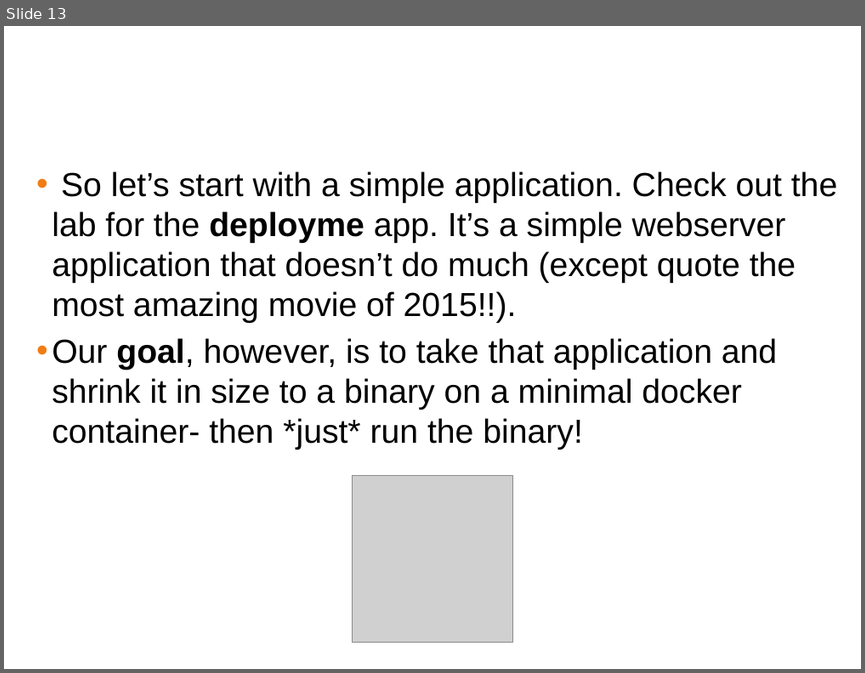
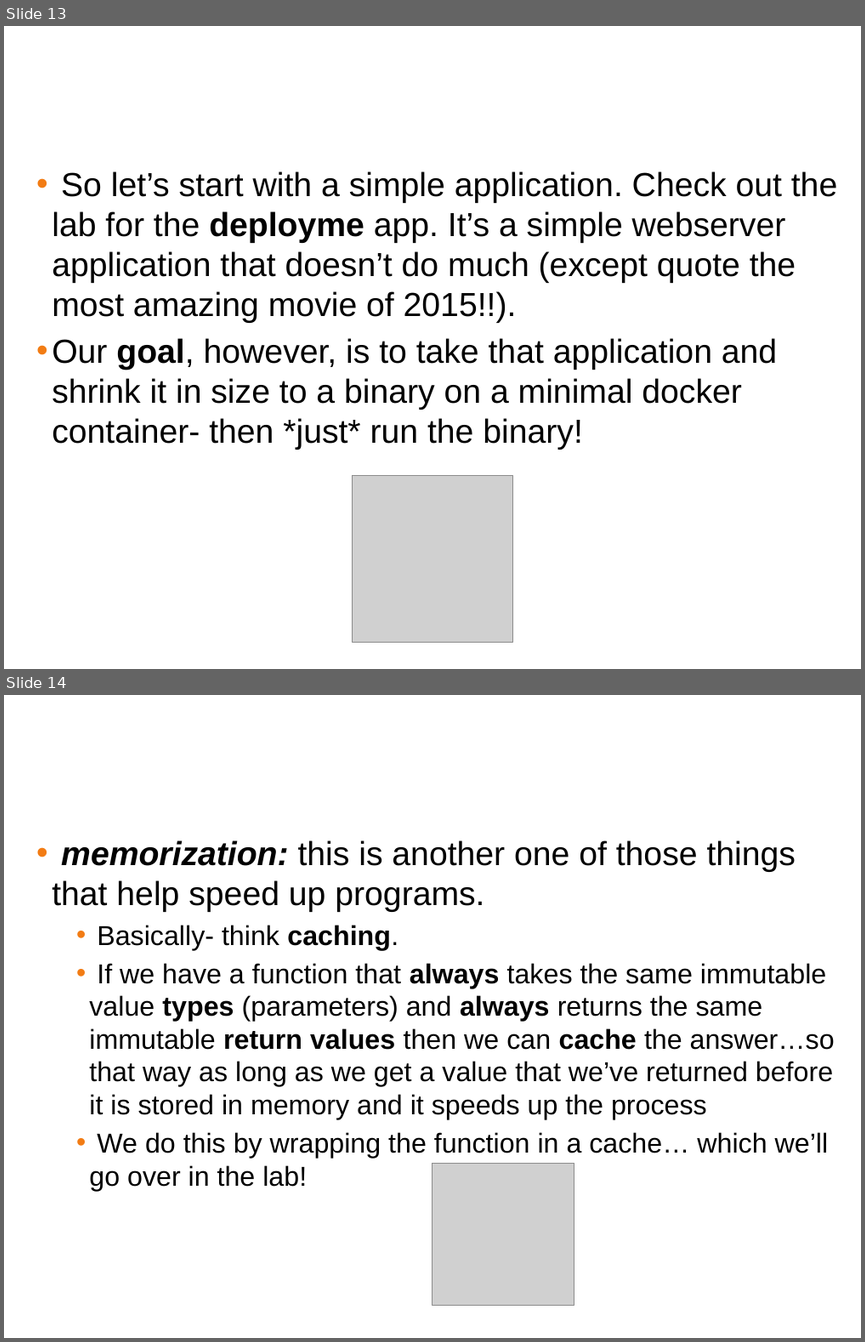
Before and after one commit to ferninphilly/golang_vmware, a slide deck: Module_5/presentations/module_5_presentation.pptx. Shown one above the other, each under a label of ours: slide 13 before the commit, slides 13 and 14 after it. The pictures are 865x673 and 865x1342 pixels, drawn with LibreOffice and Linux fonts; fonts in the diff are those of the drawing; grey boxes stand for pictures; background and template pictures are left out. Boxes give left, top, right and bottom in pixels: in the first picture for what was removed or moved away, otherwise in the second. Text is boxed around its words. In the diff, an @@ line names an element or a change of style, - is before the commit and + after.

```diff
--- a/Module_5/presentations/module_5_presentation.pptx
+++ b/Module_5/presentations/module_5_presentation.pptx
@@ slide 14 added at (x1=4, y1=695, x2=861, y2=1338), background #FFFFFF @@
@@ title added at (x1=11, y1=709, x2=853, y2=772), 38 pt, text #FFFFFF @@
+One last thing to speed us up even more
@@ text added at (x1=52, y1=840, x2=834, y2=1191), 23 pt, text #000000 @@
+• memorization: this is another one of those things that help speed up programs.
+  • Basically- think caching.
+  • If we have a function that always takes the same immutable value types (parameters) and always returns the same immutable return values then we can cache the answer…so that way as long as we get a value that we’ve returned before it is stored in memory and it speeds up the process
+  • We do this by wrapping the function in a cache… which we’ll go over in the lab!
@@ picture added at (x1=432, y1=1163, x2=574, y2=1305) @@
```
Also in this commit, not shown: 1 slide changed, 1 other slide added, 4 other files.
